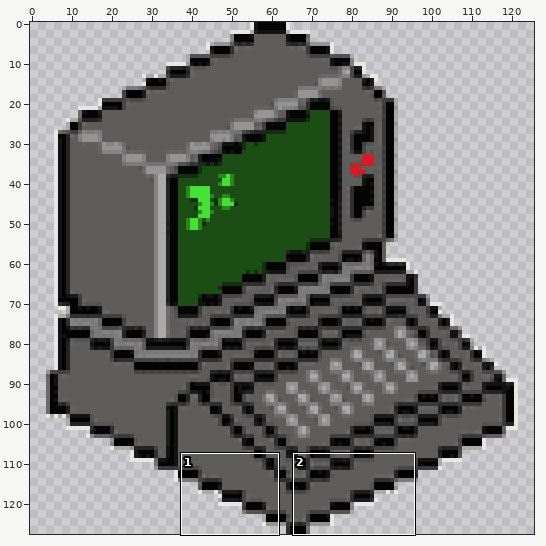
Sprite sheet, stored at src/main/resources/img/obstacles/computer.png. Above: a wide view before the commit, with the close-up outlined.
Close-up. Before:
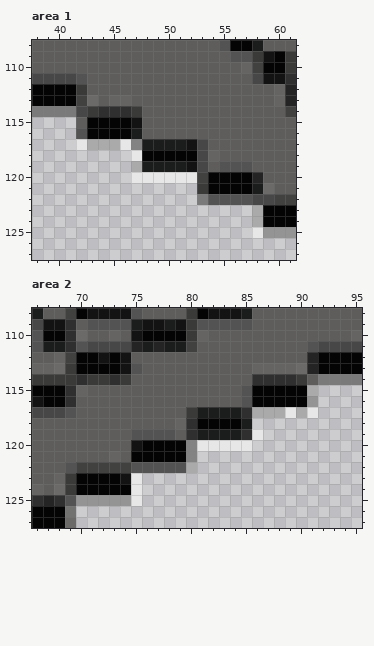
The file is 128x128 pixels. Colours within 5 levels of each other are drawn and written as one. Shown: area 1: x 38..61, y 108..127; area 2: x 66..95, y 108..127. The wide view leaves out empty margins. The commit also changed other parts of the picture, which this record leaves out.
New version:
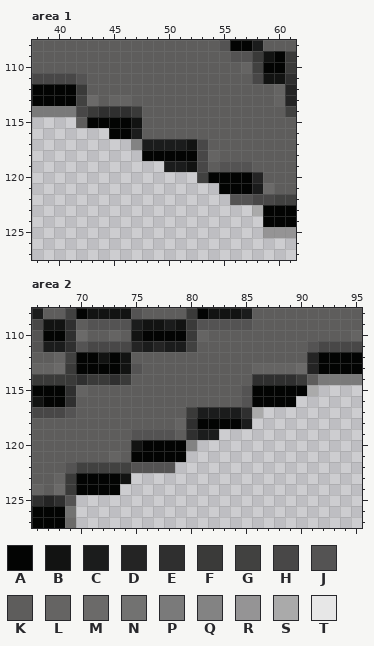
Palette (. is transparent): A #030403  B #121312  C #1b1c1c  D #242424  E #2f2f2f  F #3a3a39  G #414140  H #484747  J #545353  K #5e5d5c  L #656463  M #6b6a69  N #727271  P #7a7a7a  Q #838383  R #959495  S #aaaaaa  T #e7e7e7
Diff:
--- area 1
@@ x 38..61 @@
 115 ....KAAAABKKKKKKKKKKKKKK
-116 ....JAAAACKKKKKKKKKKKKKK
-117 ....TSSSTQCCCCBHKKKKKKKK
-118 .........TAAAAAHLKKKKKKK
-119 .........SCCCCBHKJJJKKKK
-120 .........TTTTTTGAAAADKKK
-121 ...............FAAAACMKK
-122 ...............PJJJJHHGG
+116 .......AACKKKKKKKKKKKKKK
+117 .........QCCCCBHKKKKKKKK
+118 ..........AAAAAHLKKKKKKK
+119 ............CCBHKJJJKKKK
+120 ...............GAAAADKKK
+121 .................AAACMKK
+122 ..................JJHHGG
 123 ....................SAAA
-124 ....................SAAA
-125 ....................TRRR
+124 .....................AAA
+125 .....................RRR
 126 ........................
--- area 2
@@ x 66..95 @@
 115 AAAELKKKKKKKKKKKKKKJAAAAAS....
-116 BAAEKKKKKKKKKKKKKKKJAAAAAR....
-117 HHHJKKKKKKKKKKFCCCCESSSTST....
+116 BAAEKKKKKKKKKKKKKKKJAAAA......
+117 HHHJKKKKKKKKKKFCCCCES.........
 118 KKKKKKKKKKKKKLEAAAAC..........
-119 KKKKKKKKKJJJJKECCCCET.........
-120 KKKKKKKKKBAAAAQTTTTT..........
-121 KKKKKKKLKAAAAAQ...............
-122 KKKJGGGGGJJJJJS...............
-123 KKLFAAAABT....................
-124 LKMFAAAAAT....................
-125 EDEJRRRRRT....................
+119 KKKKKKKKKJJJJKECC.............
+120 KKKKKKKKKBAAAAQ...............
+121 KKKKKKKLKAAAAA................
+122 KKKJGGGGGJJJJ.................
+123 KKLFAAAAB.....................
+124 LKMFAAAA......................
+125 EDEJ..........................
 126 AAAN..........................
Where, in picture pixels (left, top, right, bottom), the same in both close-ups:
erased: (76, 128, 263, 238)
erased: (76, 396, 318, 506)
